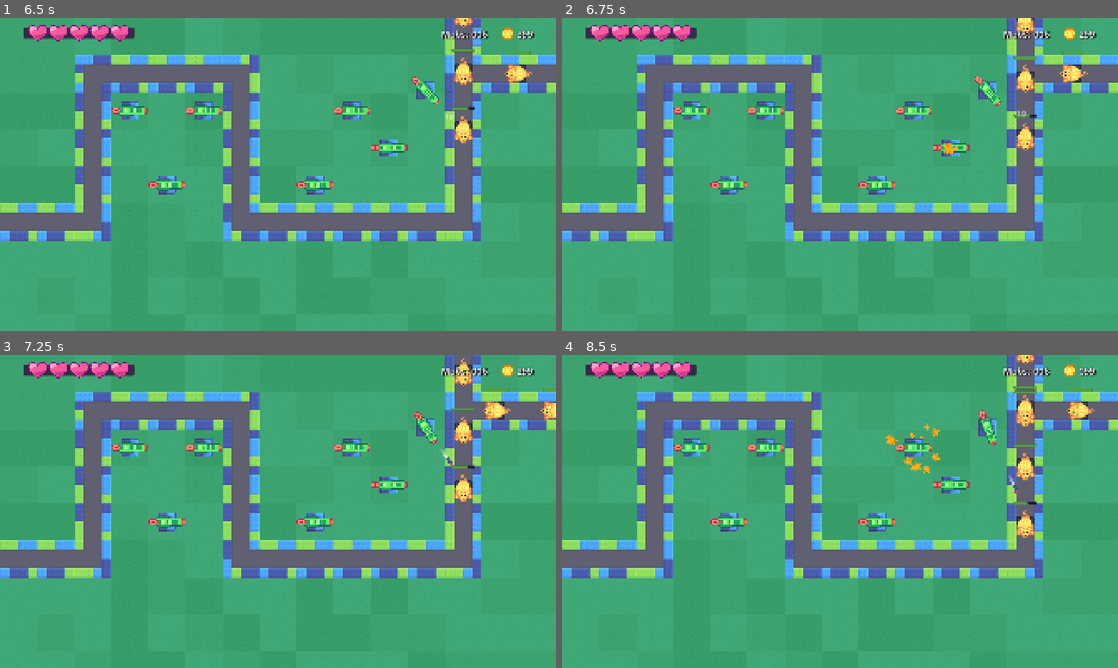
Above: before the commit, frames 1-4 (two rows, left to right).
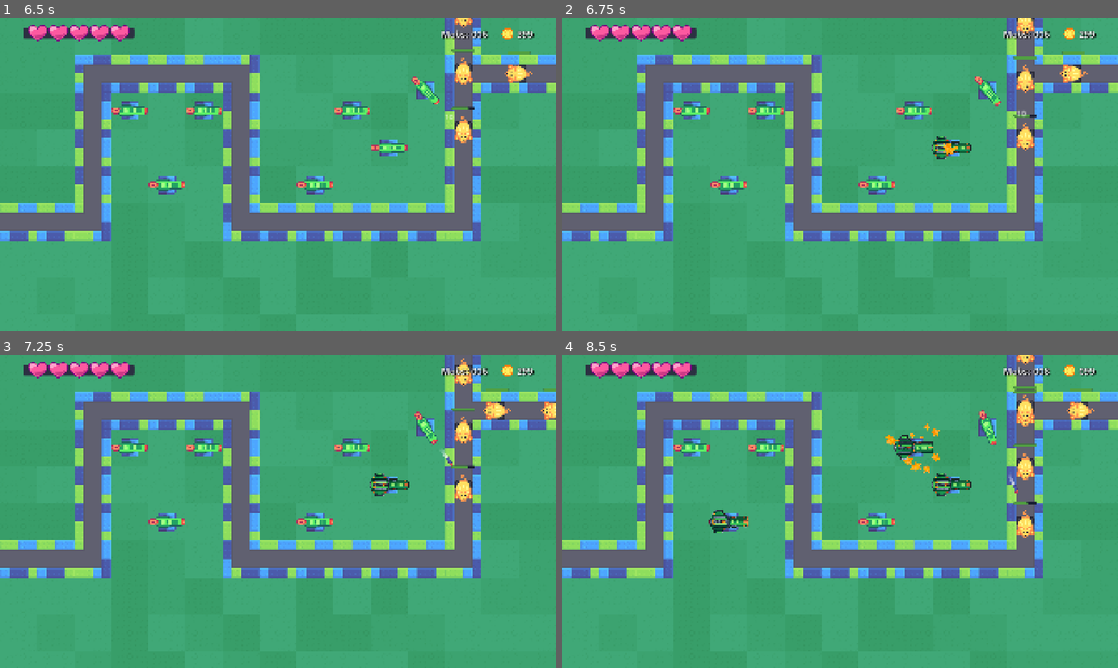
Above: after the commit, the same moments.

Repository: James-Christensen/tower-defense
Game: Godot game, scene res://mobs/tower_defense.tscn
Same seed, same stepped clock (60 frames per second), same inputs: the game is played once before the commit and once after it.
Inputs (mouse positions are in pixels of both pictures, inside the frame that each line leads up to):
- Up to frame 1 (6.5 s): tap Enter at 0.5 s; move the mouse to (400, 158) at 0.52 s; tap Z every 1.5 s from 0.6 to 5.1 s; click (400, 158) at 0.67 s; tap Space at 0.77, 2, 3.77 s; drag from (166, 190) to (428, 89) at 1.27 s; move the mouse to (333, 105) at 2.02 s; click (333, 105) at 2.17 s; drag from (250, 237) to (428, 89) at 2.77 s; move the mouse to (444, 221) at 3.52 s; click (444, 221) at 3.67 s; drag from (111, 127) to (444, 221) at 4.27 s; move the mouse to (305, 174) at 5.02 s; click (305, 174) at 5.17 s; drag from (194, 96) to (428, 89) at 5.77 s
- Up to frame 2 (6.75 s): move the mouse to (962, 158) at 6.52 s; tap Z at 6.6 s; click (962, 158) at 6.67 s
- Up to frame 3 (7.25 s): tap Space at 6.77 s
- Up to frame 4 (8.5 s): drag from (728, 527) to (1023, 373) at 7.27 s; move the mouse to (895, 442) at 8.02 s; tap Z at 8.1 s; click (895, 442) at 8.17 s

Frame 1 is identical in both runs. In frame 2, 0.3% of the frame differs, in the area x 66-74%, y 37-46%; in frame 3, 0.3%; in frame 4, 1.0%, in the area x 26-74%, y 25-57%.

Commit message:
Add Medium Cannon weapon and upgrade
Introduces the Medium Cannon weapon with its scene, script, and texture. Updates the damage upgrade to use the Medium Cannon as a replacement weapon and increases its damage change. Editor and cache files updated to reflect new assets and recent activity.

Diff:
--- a/turrets/upgrades/damage_upgrade.tres
+++ b/turrets/upgrades/damage_upgrade.tres
@@ -1,8 +1,10 @@
-[gd_resource type="Resource" script_class="TurretUpgrade" load_steps=2 format=3 uid="uid://cqksx3ec3nd1r"]
+[gd_resource type="Resource" script_class="TurretUpgrade" load_steps=3 format=3 uid="uid://cqksx3ec3nd1r"]
 
-[ext_resource type="Script" uid="uid://2ycpfok7dspb" path="res://turrets/upgrades/rocket_launcher.gd" id="1_03lcv"]
+[ext_resource type="PackedScene" uid="uid://oodyfepetn6w" path="res://turrets/weapons/medium_cannon.tscn" id="1_hdgd8"]
+[ext_resource type="Script" uid="uid://2ycpfok7dspb" path="res://turrets/upgrades/rocket_launcher.gd" id="2_g2hfd"]
 
 [resource]
-script = ExtResource("1_03lcv")
-damage_change = 2.0
+script = ExtResource("2_g2hfd")
+damage_change = 5.0
+replacement_weapon = ExtResource("1_hdgd8")
 metadata/_custom_type_script = "uid://2ycpfok7dspb"
--- /dev/null
+++ b/turrets/weapons/medium_cannon.gd
@@ -0,0 +1,31 @@
+class_name MediumCannon extends Weapon
+@onready var med_rocket_spawn_point: Marker2D = %MedRocketSpawnPoint
+
+var _target: Mob = null
+
+func _physics_process(_delta: float) -> void:
+	var mobs_in_range := _area_2d.get_overlapping_areas()
+	if not mobs_in_range.is_empty():
+		var target: Area2D = mobs_in_range.front()
+		look_at(target.global_position)
+	if _target == null:
+		_target = _find_closest_target()
+
+	if _target != null:
+		look_at(_target.global_position)
+
+#func _physics_process(_delta: float) -> void:
+	#var mobs_in_range := _area_2d.get_overlapping_areas()
+	#if not mobs_in_range.is_empty():
+		#var target: Area2D = mobs_in_range.front()
+		#look_at(target.global_position)
+
+func attack() -> void:
+	var mobs_in_range:= _area_2d.get_overlapping_areas()
+	if mobs_in_range.is_empty():
+		return
+
+	var rocket: Node2D = preload("res://turrets/weapons/projectiles/simple_rocket.tscn").instantiate()
+	get_tree().current_scene.add_child(rocket)
+	rocket.global_transform = med_rocket_spawn_point.global_transform
+	rocket.damage = stats.damage
--- /dev/null
+++ b/turrets/weapons/medium_cannon.tscn
@@ -0,0 +1,14 @@
+[gd_scene load_steps=3 format=3 uid="uid://oodyfepetn6w"]
+
+[ext_resource type="Texture2D" uid="uid://bidcyud26qvwy" path="res://turrets/weapons/medium_cannon.png" id="1_cq3pk"]
+[ext_resource type="Script" uid="uid://d2w7d7dedoqbe" path="res://turrets/weapons/medium_cannon.gd" id="2_cq3pk"]
+
+[node name="MediumCannon" type="Sprite2D"]
+rotation = 1.5707964
+scale = Vector2(0.15, 0.15)
+texture = ExtResource("1_cq3pk")
+script = ExtResource("2_cq3pk")
+
+[node name="MedRocketSpawnPoint" type="Marker2D" parent="."]
+unique_name_in_owner = true
+position = Vector2(-1.9073486e-05, -444)
Not shown, added: turrets/weapons/medium_cannon.gd.uid
Binary file added: turrets/weapons/medium_cannon.png
Not shown, added: turrets/weapons/medium_cannon.png.import
Not shown, changed: turrets/.DS_Store
